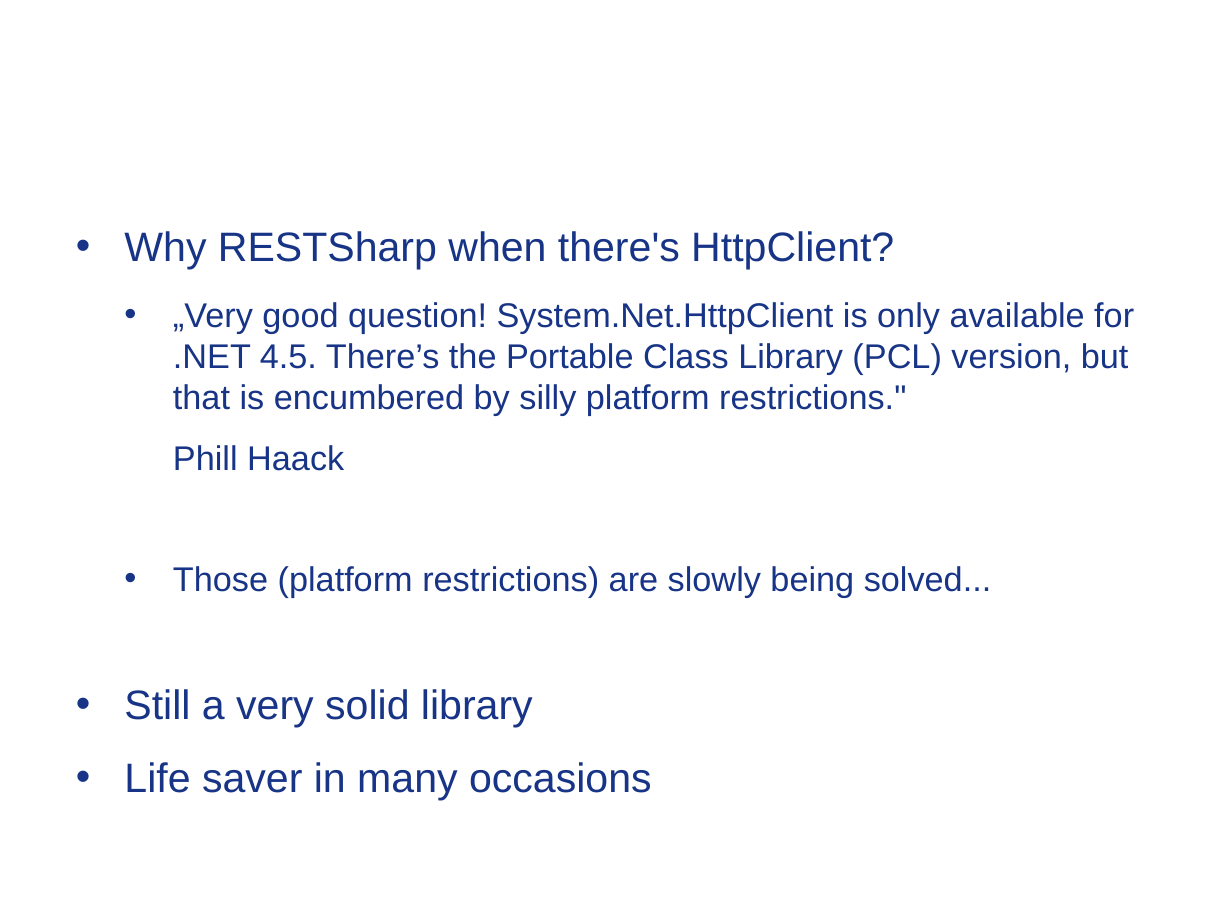
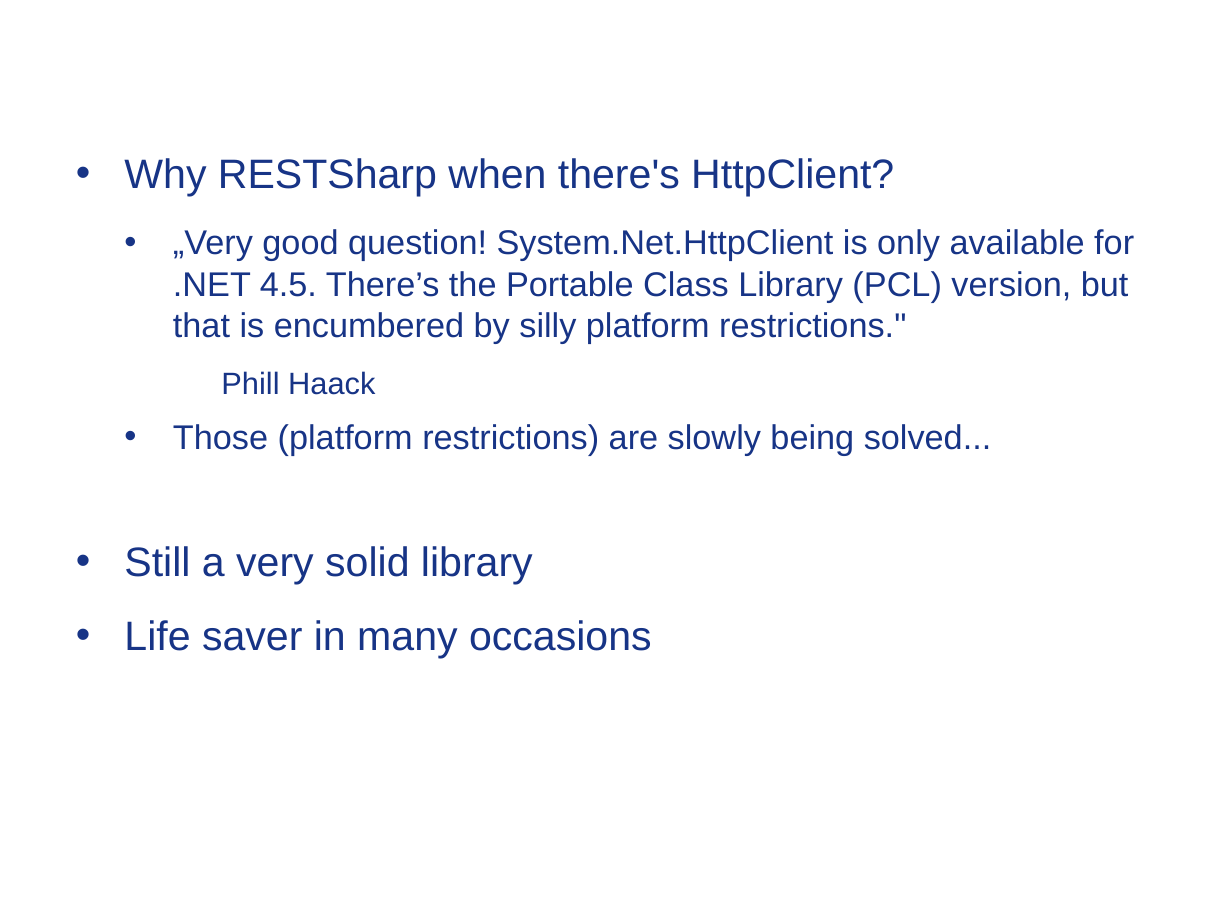
Before and after one commit to Timothep/MarathonWOShoes, a slide deck: slide 35 of BarefootMarathon.odp (slide 36 before the commit). Drawn at 1232x924 pixels with LibreOffice and Linux fonts; fonts in the diff are those of the drawing; background and template pictures are left out. Boxes give left, top, right and bottom in pixels: in the first picture for what was removed or moved away, otherwise in the second. Text is boxed around its words. In the diff, an @@ line names an element or a change of style, - is before the commit and + after.

Commit message:
Restsharp complete first path

```diff
--- a/BarefootMarathon.odp
+++ b/BarefootMarathon.odp
@@ text "Why RESTSharp when there's HttpClient?": place and size @@
-text "Why RESTSharp when there's HttpClient?" at (124,231,1134,801)
+text "Why RESTSharp when there's HttpClient?" at (124,158,1134,658)
@@ text at (221,371,375,395): size 20 to 18 pt in "Phill Haack"; list level 2 to 3 in "Phill Haack" @@
```
Also in this commit, not shown: 7 other slides changed, 1 slide removed, 1 other file.
